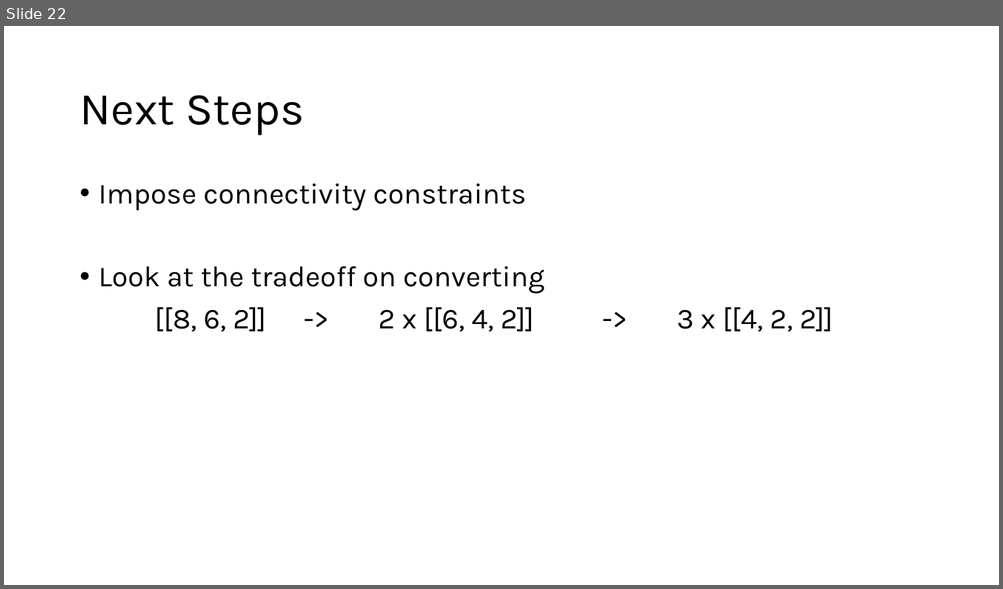
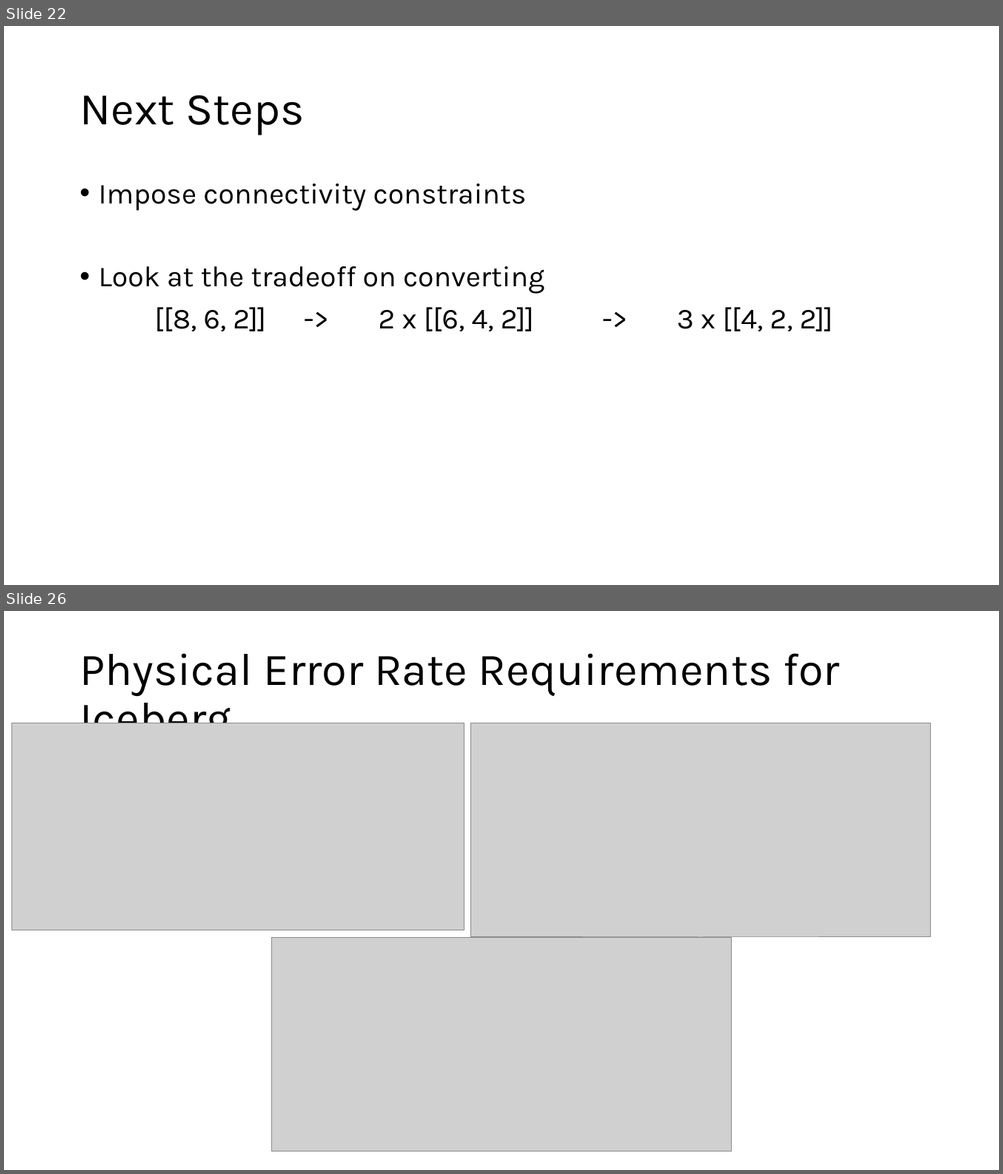
Before and after one commit to Baker-Group-UT/iceberg-compiler, a slide deck: direction.pptx. Shown one above the other, each under a label of ours: slide 22 before the commit, slides 22 and 26 after it; the slides between them are not shown. The pictures are 1003x589 and 1003x1174 pixels, drawn with LibreOffice and Linux fonts; fonts in the diff are those of the drawing; grey boxes stand for pictures. Boxes give left, top, right and bottom in pixels: in the first picture for what was removed or moved away, otherwise in the second. Text is boxed around its words. In the diff, an @@ line names an element or a change of style, - is before the commit and + after.

Commit message:
Added IcebergGrid class, improved class structure; additionally some simulations of Hadamard test circuit (#4)
* Added CZ, S, decode, measure to iceberg

formatted random_circuit_gen; fixed environ import in generalized_shor

* Moved random_circuit_gen to circuits; added code to compare resilience of iceberg vs physical compilation

* improved random_circuit_gen script

* Added IcebergGrid class and improved inheritance structure

* Ran initial Hadamard test experiments

* Cleaned up generalized_shor.py

```diff
--- a/direction.pptx
+++ b/direction.pptx
@@ slide 26 added at (x1=4, y1=611, x2=999, y2=1170), background #FFFFFF @@
@@ title added at (x1=79, y1=653, x2=839, y2=723), 44 pt, text #000000 @@
+Physical Error Rate Requirements for Iceberg
@@ picture added at (x1=12, y1=723, x2=464, y2=930) @@
@@ picture added at (x1=471, y1=723, x2=930, y2=937) @@
@@ picture added at (x1=272, y1=938, x2=731, y2=1152) @@
```
Also in this commit, not shown: 6 other slides added, 4 other files.
